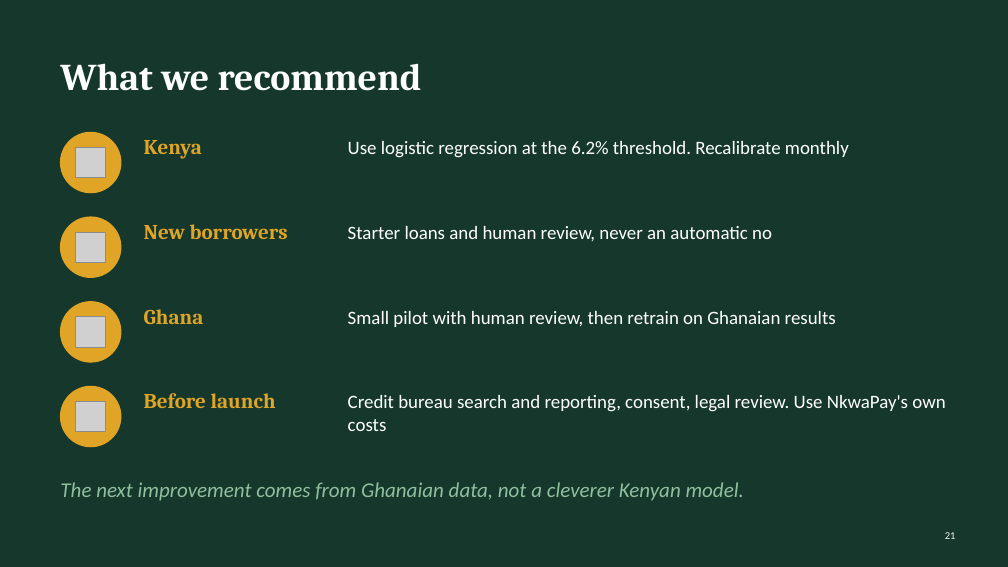
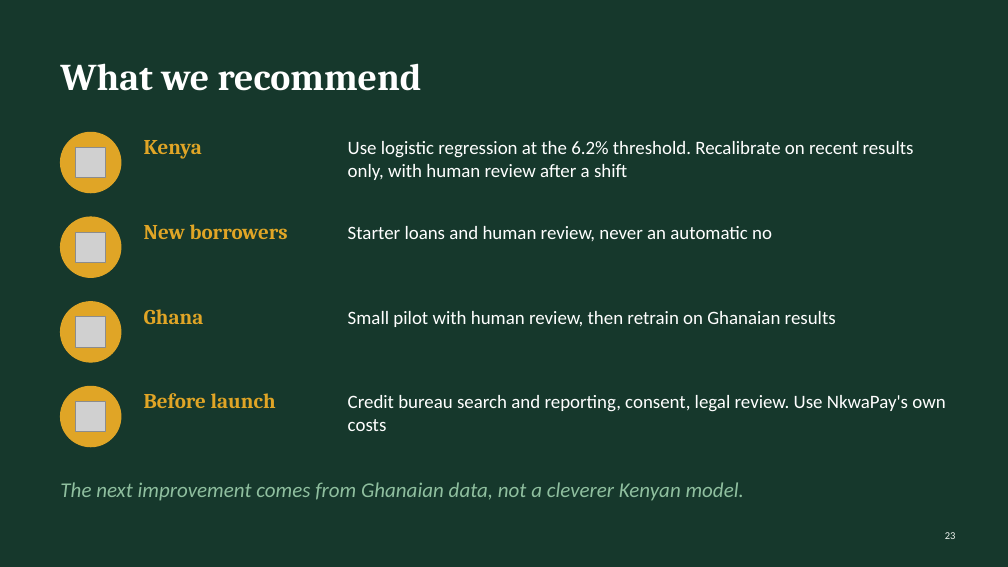
Before and after one commit to ASU-MICS-2028/mle-group-3-prosit-2, a slide deck: slide 23 of slides/NkwaPay_Debrief_Simple.pptx (slide 21 before the commit). Drawn at 1008x567 pixels with LibreOffice and Linux fonts; fonts in the diff are those of the drawing; grey boxes stand for pictures. Boxes give left, top, right and bottom in pixels: in the first picture for what was removed or moved away, otherwise in the second. Text is boxed around its words. In the diff, an @@ line names an element or a change of style, - is before the commit and + after.

```diff
--- a/slides/NkwaPay_Debrief_Simple.pptx
+++ b/slides/NkwaPay_Debrief_Simple.pptx
@@ text at box(348, 141, 914, 180): text changed @@
-Use logistic regression at the 6.2% threshold. Recalibrate monthly
+Use logistic regression at the 6.2% threshold. Recalibrate on recent results only, with human review after a shift
@@ page number at box(945, 532, 956, 539): text changed @@
-21
+23
```
Also in this commit, not shown: 4 other slides changed, 3 slides added, 2 other files.
